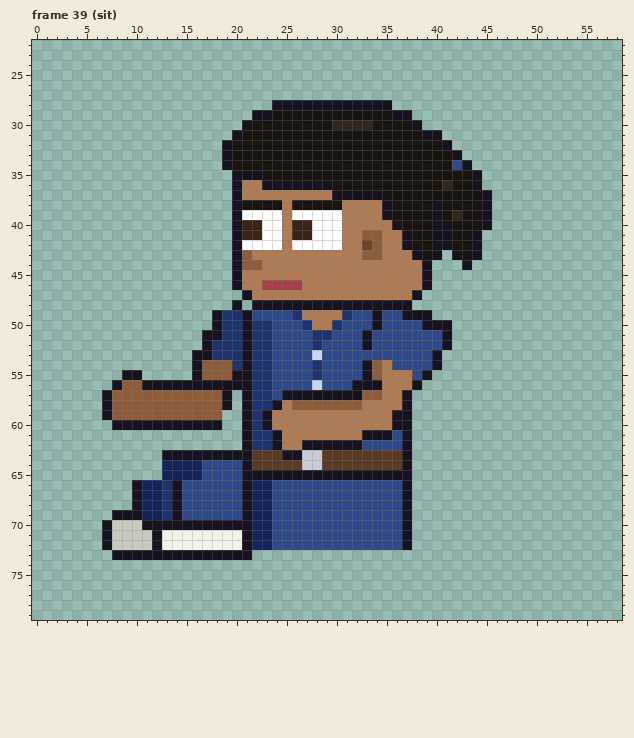
Edited in one commit: pixel-art file (sprites/clients/client_vettech_a_left_anim.aseprite). This is how it looked before the edit.
64x80 pixels, 129 frames. Shown: frame 39 (sit): x 0..58, y 22..79. The old version is drawn lined up with the new one. The commit also changed other frames, which this record leaves out.
New version:
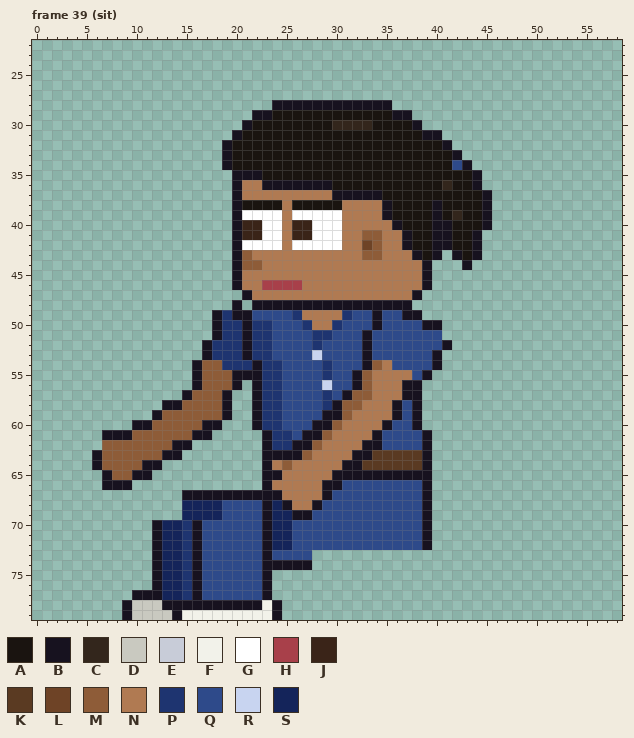
Palette (. is transparent): A #1a1410  B #17121f  C #33261c  D #c9c9c0  E #c8ccd8  F #f2f2ea  G #ffffff  H #a8404a  J #3a2418  K #5a3a22  L #6e4326  M #8e5c38  N #b07a52  P #1e3470  Q #2e4a8a  R #c8d4f0  S #14245a
The edit:
whole drawing moved by -2,-6 (the old picture is shown already moved)
Changed rows in their new state; - is an unchanged pixel.
Frame 39 (sit):
first column x 6:
49 --------------B------------------.--
50 -----------------------------------.
51 -----------.-----------------------.
53 ----------.----------------B--------
54 -------------P-PB-P---QP------------
55 ---..-----------B-P---QP--BMN-------
56 --........-MMM-.B-P---QR---MN--B----
57 -........B-----.B-PQQQQPQ-M-N---B---
58 -......BB------.B-PQQQQPB-----BQB---
59 -.....B------B-.BPPQQQQBBM-----QB---
60 --..--MMMMM----.BPPQQQBBM----BQQB---
61 -BBBMMMMMMBB---..BPPQBBM---N-Q-QQB--
62 -MMMMMMMBB-----..BPPB-MNNNNBB--QQB--
63 BMMMMMM--........BB--MNNNNBB---KKB--
64 BMMMMBB..........BNMNNNNNBB----KKB--
65 -BMMBB-..........--NNNNN--------BB--
66 -BBB.............BNNNNNBB------QQB--
67 ----.....BBBBBB-BBBNNNNB-------QQB--
68 ----.....SSSS--QQBSBNNB--------QQB--
69 --.......SSSS--QQBSSBB---------QQB--
70 -.....-SSP-QQQQQQBSS-----------QQB--
71 -.....-SSPBQQQQQQBSS-----------QQB--
72 -.....-SSPBQQQQQQBSS-----------QQB--
73 --....-SSP-QQQQQQBQQQQ--------------
74 ------BSSPBQQQQQQBBBBB--------------
75 ------BSSPBQQQQQQB------------------
76 ------BSSPBQQQQQQB------------------
77 ----BBBSSPBQQQQQQB------------------
78 ---BDDDBBBBBBBBBBFB-----------------
79 ---BDDDDBFFFFFFFFFB-----------------
